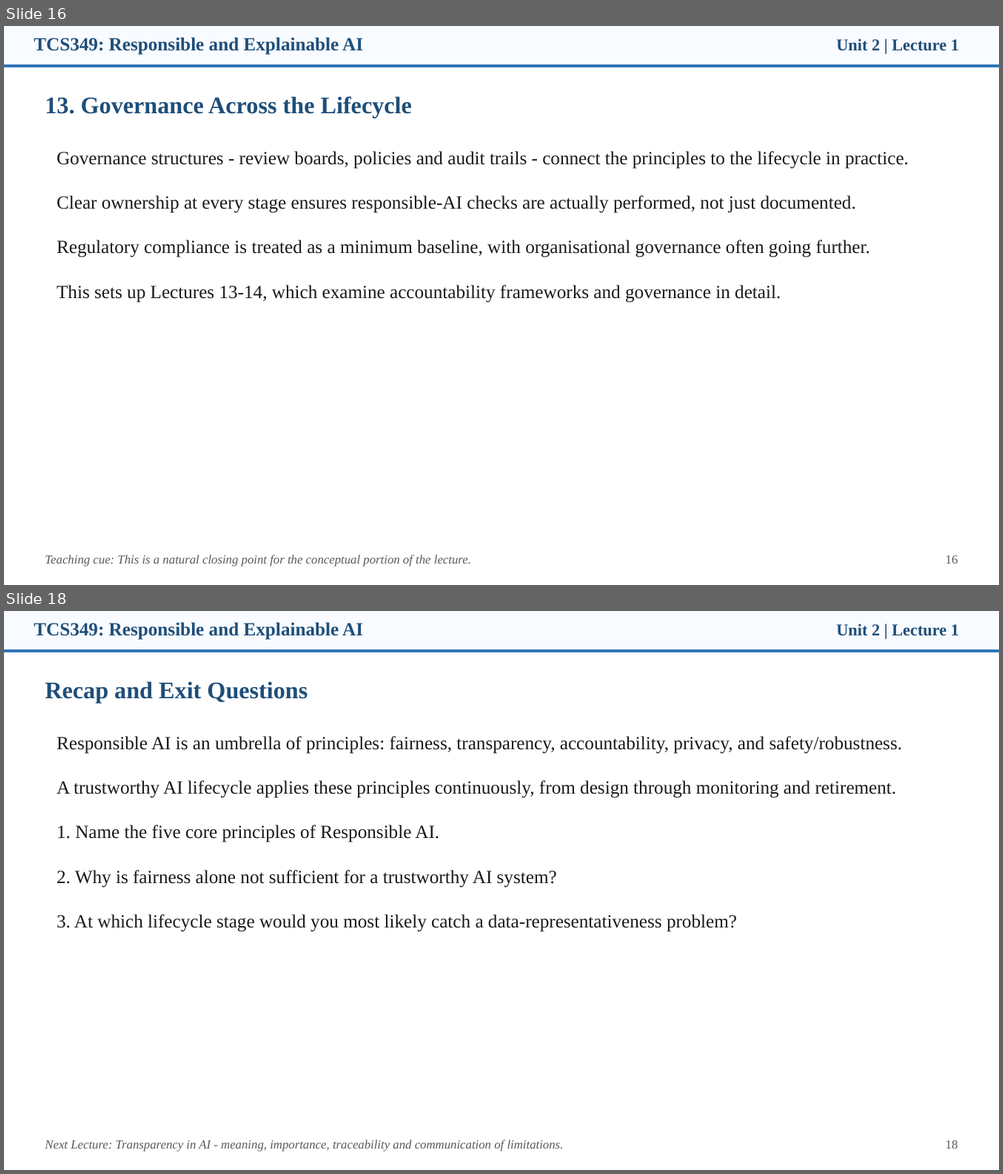
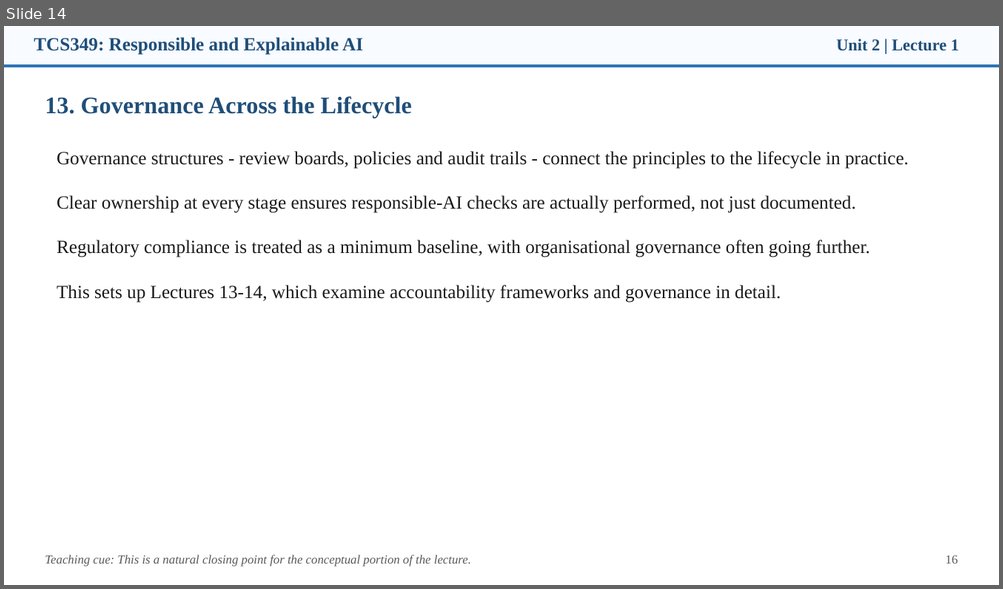
Before and after one commit to manojkaushik/manojkaushik.github.io, a slide deck: assets/TCS349/Unit-2/Lecture1_Responsible_AI_Principles.pptx. Shown one above the other, each under a label of ours: slides 16 and 18 before the commit, slide 14 after it; the slides between them are not shown. The pictures are 1003x1174 and 1003x589 pixels, drawn with LibreOffice and Linux fonts; fonts in the diff are those of the drawing. Boxes give left, top, right and bottom in pixels: in the first picture for what was removed or moved away, otherwise in the second. Text is boxed around its words. In the diff, an @@ line names an element or a change of style, - is before the commit and + after.

```diff
--- a/assets/TCS349/Unit-2/Lecture1_Responsible_AI_Principles.pptx
+++ b/assets/TCS349/Unit-2/Lecture1_Responsible_AI_Principles.pptx
@@ slide 18 removed at bbox=[4, 611, 999, 1170], background #FFFFFF @@
@@ rectangle removed at bbox=[4, 611, 999, 652] @@
@@ text removed at bbox=[34, 622, 363, 640] @@
-TCS349: Responsible and Explainable AI
@@ text removed at bbox=[836, 624, 959, 636] @@
-Unit 2 | Lecture 1
@@ rectangle removed at bbox=[4, 649, 999, 652] @@
@@ text removed at bbox=[45, 681, 307, 703] @@
-Recap and Exit Questions
@@ text removed at bbox=[57, 736, 902, 932] @@
-Responsible AI is an umbrella of principles: fairness, transparency, accountability, privacy, and safety/robustness.
-A trustworthy AI lifecycle applies these principles continuously, from design through monitoring and retirement.
-1. Name the five core principles of Responsible AI.
-2. Why is fairness alone not sufficient for a trustworthy AI system?
-3. At which lifecycle stage would you most likely catch a data-representativeness problem?
@@ text removed at bbox=[45, 1140, 563, 1152] @@
-Next Lecture: Transparency in AI - meaning, importance, traceability and communication of limitations.
@@ text removed at bbox=[945, 1141, 958, 1149] @@
-18
@@ what was slide 16 is now slide 14 @@
```
Also in this commit, not shown: 3 other slides removed, 15 other files.
